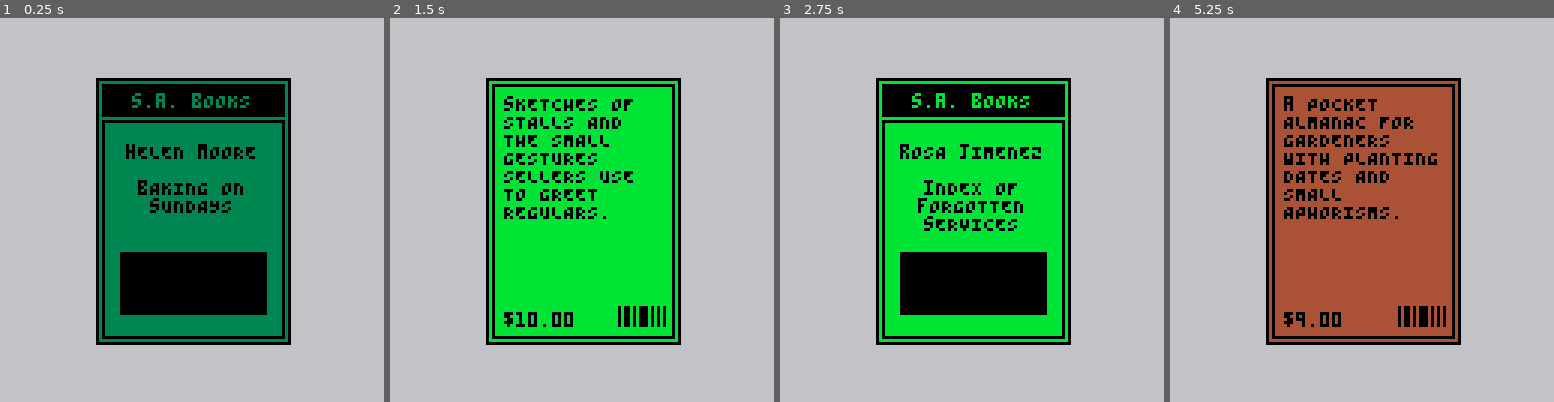
Above: before the commit, frames 1-4 (left to right).
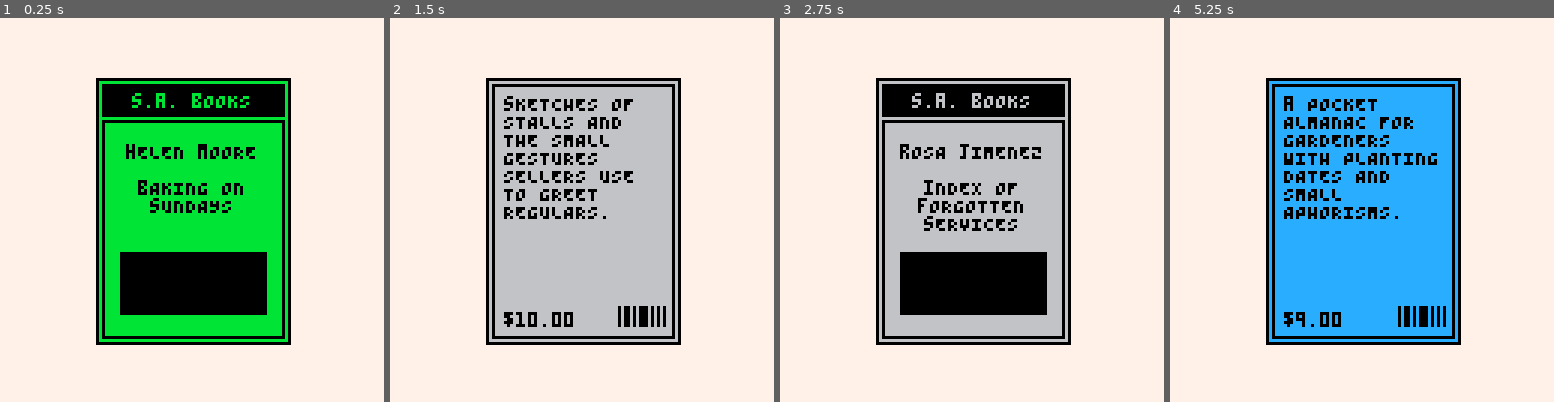
Above: after the commit, the same moments.

Repository: marco-vidali/dont_read_that_book
Game: PICO-8 cartridge dont_read_that_book.p8
Two runs of this game, one before a commit and one after it. Both use one fixed random seed, a clock stepped at 60 frames per second and the inputs below.
Inputs:
- Up to frame 1 (0.25 s): no input
- Up to frame 2 (1.5 s): tap X (X key) at 0.33, 1.07 s; tap O (Z key) at 0.7 s
- Up to frame 3 (2.75 s): hold Right 1.6-2.1 s; tap O (Z key) at 1.7, 2.1, 2.5 s; tap X (X key) at 1.85 s; hold Right from 2.47 s (still down)
- Up to frame 4 (5.25 s): tap O (Z key) every 0.4 s from 2.9 to 4.9 s; tap X (X key) at 2.97, 4.08, 5.2 s; release Right at 3.03 s; hold Left 3.08-3.58 s; hold Right 4.02-4.68 s; hold Left from 5.08 s (still down)

The runs differ from the first frame. In frame 1, 85% of the frame differs, in the area x 0-100%, y 0-100%; in frame 2, 93%; in frame 3, 85%; in frame 4, 93%.

Commit message:
Change background color

Diff:
--- a/scripts/office.lua
+++ b/scripts/office.lua
@@ -3,7 +3,7 @@
 awareness = 50
 happiness = 50
 
-book_colors = {3, 4, 7, 8, 9, 10, 11, 12, 14, 15}
+book_colors = {3, 4, 6, 7, 8, 9, 10, 11, 12, 14, 15}
 book_x = 32
 book_y = 20
 
@@ -147,7 +147,7 @@
 
 function _draw()
     -- background
-    rectfill(0, 0, 127, 127, 6)
+    rectfill(0, 0, 127, 127, 7)
 
     -- outline
     rect(book_x, book_y, book_x + 64, book_y + 88, 0)
